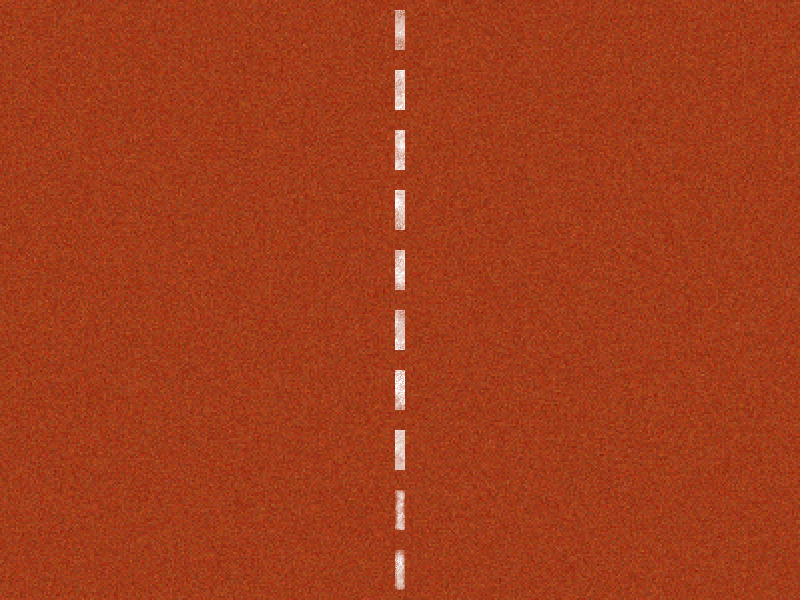
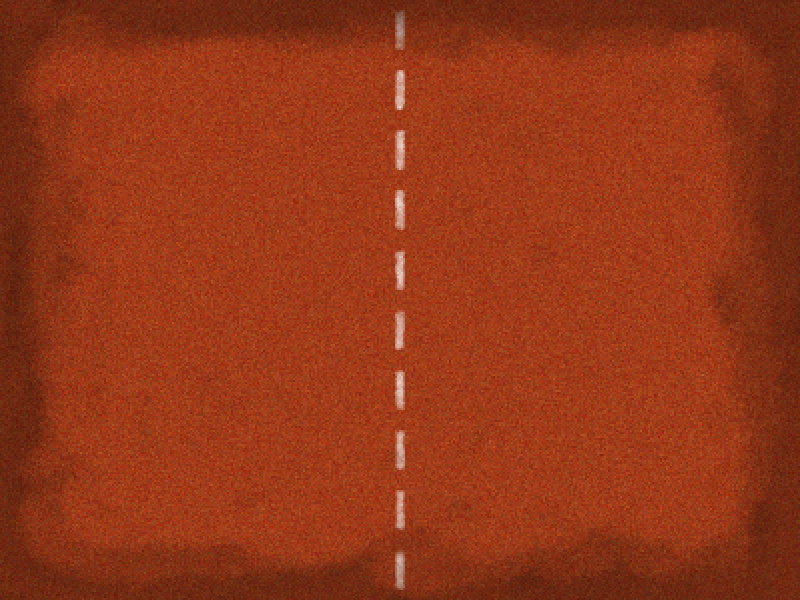
Comparing the layer stacks of the two w=800, h=600 images. Changes:
removed group "center line washed outcopy" (10 layers) over [395, 10, 405, 590]
removed layer "line #1" from group "center line washed outcopy" over [395, 10, 405, 50]
removed layer "line copy #9" from group "center line washed outcopy" over [395, 70, 405, 110]
removed layer "line copy #10" from group "center line washed outcopy" over [395, 130, 405, 170]
removed layer "line copy #11" from group "center line washed outcopy" over [395, 190, 405, 230]
removed layer "line copy #12" from group "center line washed outcopy" over [395, 250, 405, 290]
removed layer "line copy #13" from group "center line washed outcopy" over [395, 310, 405, 350]
removed layer "line copy #14" from group "center line washed outcopy" over [395, 370, 405, 410]
removed layer "line copy #15" from group "center line washed outcopy" over [395, 430, 405, 470]
removed layer "line copy #16" from group "center line washed outcopy" over [395, 490, 405, 530]
removed layer "line copy #17" from group "center line washed outcopy" over [395, 550, 405, 590]
added layer "dark edges" (grain merge, 50%) above "center line washed outcopy" over [0, 0, 800, 600]
added layer "center line washed outcopy" (80%) above "center line clean" over [395, 10, 405, 590]
